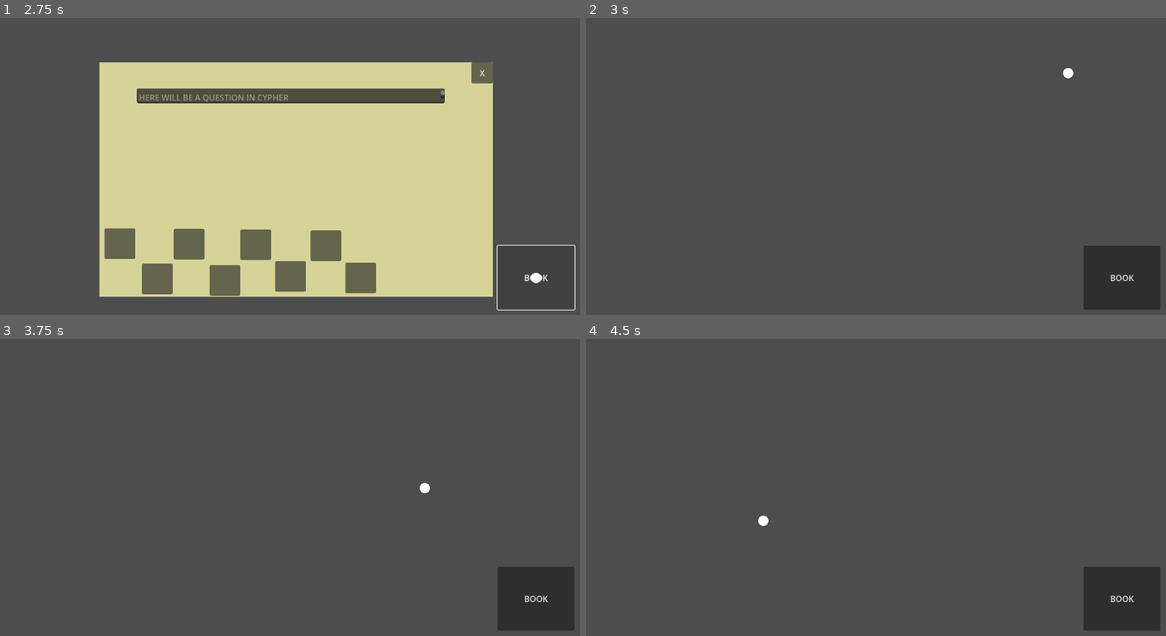
Above: before the commit, frames 1-4 (two rows, left to right).
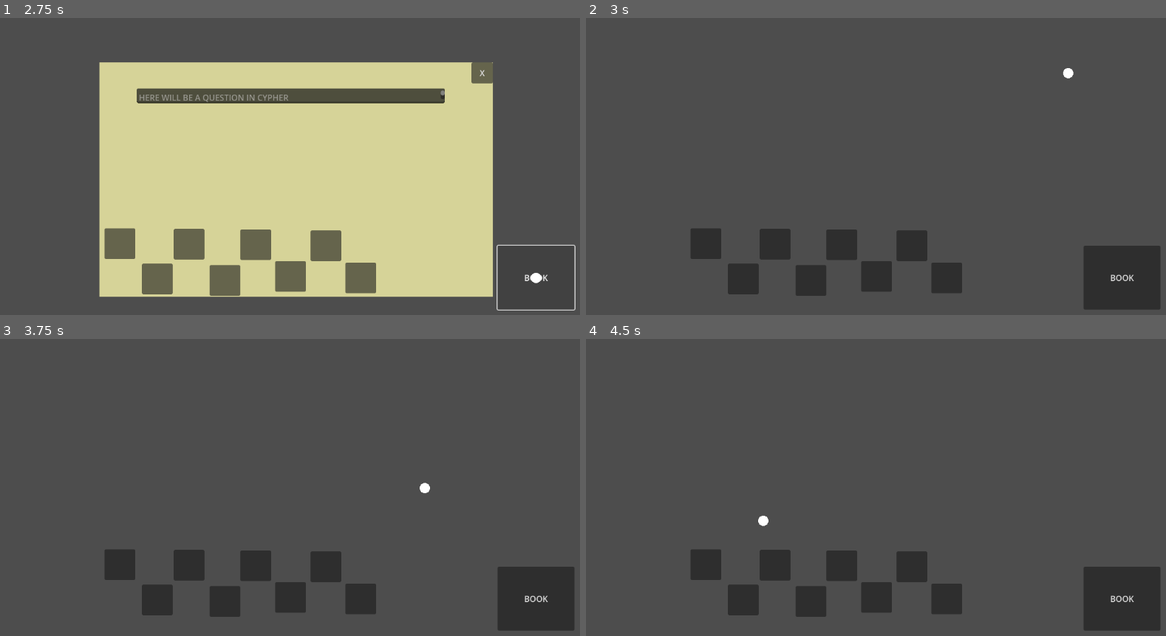
Above: after the commit, the same moments.

Repository: BoopEnthusiast/Reverie-Memory
Game: Godot game, scene res://scenes/past.tscn
The game is run twice, just before and just after one commit, with the same random seed, the same clock (stepped at 60 frames per second) and the same inputs. This scene is started directly instead of the project's main scene.
Inputs (mouse positions are in pixels of both pictures, inside the frame that each line leads up to):
- Up to frame 1 (2.75 s): click "BOOK" at 0.5 s; click "BOOK" at 1.25 s; click "BOOK" at 2 s
- Up to frame 2 (3 s): click "X" at 2.75 s
- Up to frame 3 (3.75 s): tap Enter at 3.5 s; move the mouse to (423, 487) at 3.52 s; press the mouse at (423, 487) at 3.53 s
- Up to frame 4 (4.5 s): tap Space at 4.25 s; move the mouse to (765, 520) at 4.27 s; release the mouse at (765, 520) at 4.28 s; click (765, 520) at 4.35 s

Frame 1 is identical in both runs. In frame 2, 4.3% of the frame differs, in the area x 18-65%, y 70-94%; in frame 3, 4.3%; in frame 4, 4.3%.

Commit message:
Update past.tscn

Diff:
--- a/scenes/past.tscn
+++ b/scenes/past.tscn
@@ -88,78 +88,6 @@
 "
 script = SubResource("GDScript_whluy")
 
-[node name="Symbol_one" parent="Book_Screen" instance=ExtResource("1_tjlgk")]
-layout_mode = 1
-offset_left = -239.0
-offset_top = 96.5
-offset_right = -179.0
-offset_bottom = 156.5
-pivot_offset = Vector2(30, 30)
-symbol = "a"
-
-[node name="Symbol_two" parent="Book_Screen" instance=ExtResource("1_tjlgk")]
-layout_mode = 1
-offset_left = -374.0
-offset_top = 95.5
-offset_right = -314.0
-offset_bottom = 155.5
-pivot_offset = Vector2(30, 30)
-symbol = "b"
-
-[node name="Symbol_three" parent="Book_Screen" instance=ExtResource("1_tjlgk")]
-layout_mode = 1
-offset_left = 96.0
-offset_top = 162.5
-offset_right = 156.0
-offset_bottom = 222.5
-pivot_offset = Vector2(30, 30)
-symbol = "c"
-
-[node name="Symbol_four" parent="Book_Screen" instance=ExtResource("1_tjlgk")]
-layout_mode = 1
-offset_left = 28.0
-offset_top = 99.5
-offset_right = 88.0
-offset_bottom = 159.5
-pivot_offset = Vector2(30, 30)
-symbol = "d"
-
-[node name="Symbol_five" parent="Book_Screen" instance=ExtResource("1_tjlgk")]
-layout_mode = 1
-offset_left = -169.0
-offset_top = 167.5
-offset_right = -109.0
-offset_bottom = 227.5
-pivot_offset = Vector2(30, 30)
-symbol = "e"
-
-[node name="Symbol_six" parent="Book_Screen" instance=ExtResource("1_tjlgk")]
-layout_mode = 1
-offset_left = -109.0
-offset_top = 97.5
-offset_right = -49.0
-offset_bottom = 157.5
-pivot_offset = Vector2(30, 30)
-symbol = "f"
-
-[node name="Symbol_seven" parent="Book_Screen" instance=ExtResource("1_tjlgk")]
-layout_mode = 1
-offset_left = -41.0
-offset_top = 159.5
-offset_right = 19.0
-offset_bottom = 219.5
-pivot_offset = Vector2(30, 30)
-symbol = "g"
-
-[node name="Symbol_eight" parent="Book_Screen" instance=ExtResource("1_tjlgk")]
-layout_mode = 1
-offset_left = -301.0
-offset_top = 164.5
-offset_right = -241.0
-offset_bottom = 224.5
-pivot_offset = Vector2(30, 30)
-symbol = "h"
-
 [node name="TextEdit" type="TextEdit" parent="Book_Screen"]
 layout_mode = 0
 offset_left = 73.0
@@ -177,5 +105,71 @@
 virtual_keyboard_enabled = false
 middle_mouse_paste_enabled = false
 
+[node name="Symbols folder" type="Node" parent="Book_Screen"]
+
+[node name="Symbol_one" parent="Book_Screen/Symbols folder" instance=ExtResource("1_tjlgk")]
+offset_left = -237.0
+offset_top = 89.0
+offset_right = -177.0
+offset_bottom = 149.0
+pivot_offset = Vector2(30, 30)
+symbol = "a"
+
+[node name="Symbol_two" parent="Book_Screen/Symbols folder" instance=ExtResource("1_tjlgk")]
+offset_left = -372.0
+offset_top = 88.0
+offset_right = -312.0
+offset_bottom = 148.0
+pivot_offset = Vector2(30, 30)
+symbol = "b"
+
+[node name="Symbol_three" parent="Book_Screen/Symbols folder" instance=ExtResource("1_tjlgk")]
+offset_left = 98.0
+offset_top = 155.0
+offset_right = 158.0
+offset_bottom = 215.0
+pivot_offset = Vector2(30, 30)
+symbol = "c"
+
+[node name="Symbol_four" parent="Book_Screen/Symbols folder" instance=ExtResource("1_tjlgk")]
+offset_left = 30.0
+offset_top = 92.0
+offset_right = 90.0
+offset_bottom = 152.0
+pivot_offset = Vector2(30, 30)
+symbol = "d"
+
+[node name="Symbol_five" parent="Book_Screen/Symbols folder" instance=ExtResource("1_tjlgk")]
+offset_left = -167.0
+offset_top = 160.0
+offset_right = -107.0
+offset_bottom = 220.0
+pivot_offset = Vector2(30, 30)
+symbol = "e"
+
+[node name="Symbol_six" parent="Book_Screen/Symbols folder" instance=ExtResource("1_tjlgk")]
+offset_left = -107.0
+offset_top = 90.0
+offset_right = -47.0
+offset_bottom = 150.0
+pivot_offset = Vector2(30, 30)
+symbol = "f"
+
+[node name="Symbol_seven" parent="Book_Screen/Symbols folder" instance=ExtResource("1_tjlgk")]
+offset_left = -39.0
+offset_top = 152.0
+offset_right = 21.0
+offset_bottom = 212.0
+pivot_offset = Vector2(30, 30)
+symbol = "g"
+
+[node name="Symbol_eight" parent="Book_Screen/Symbols folder" instance=ExtResource("1_tjlgk")]
+offset_left = -299.0
+offset_top = 157.0
+offset_right = -239.0
+offset_bottom = 217.0
+pivot_offset = Vector2(30, 30)
+symbol = "h"
+
 [connection signal="pressed" from="Book" to="Book" method="_on_pressed"]
 [connection signal="pressed" from="Book_Screen/Exit_Button" to="Book" method="_on_exit_button_pressed"]
